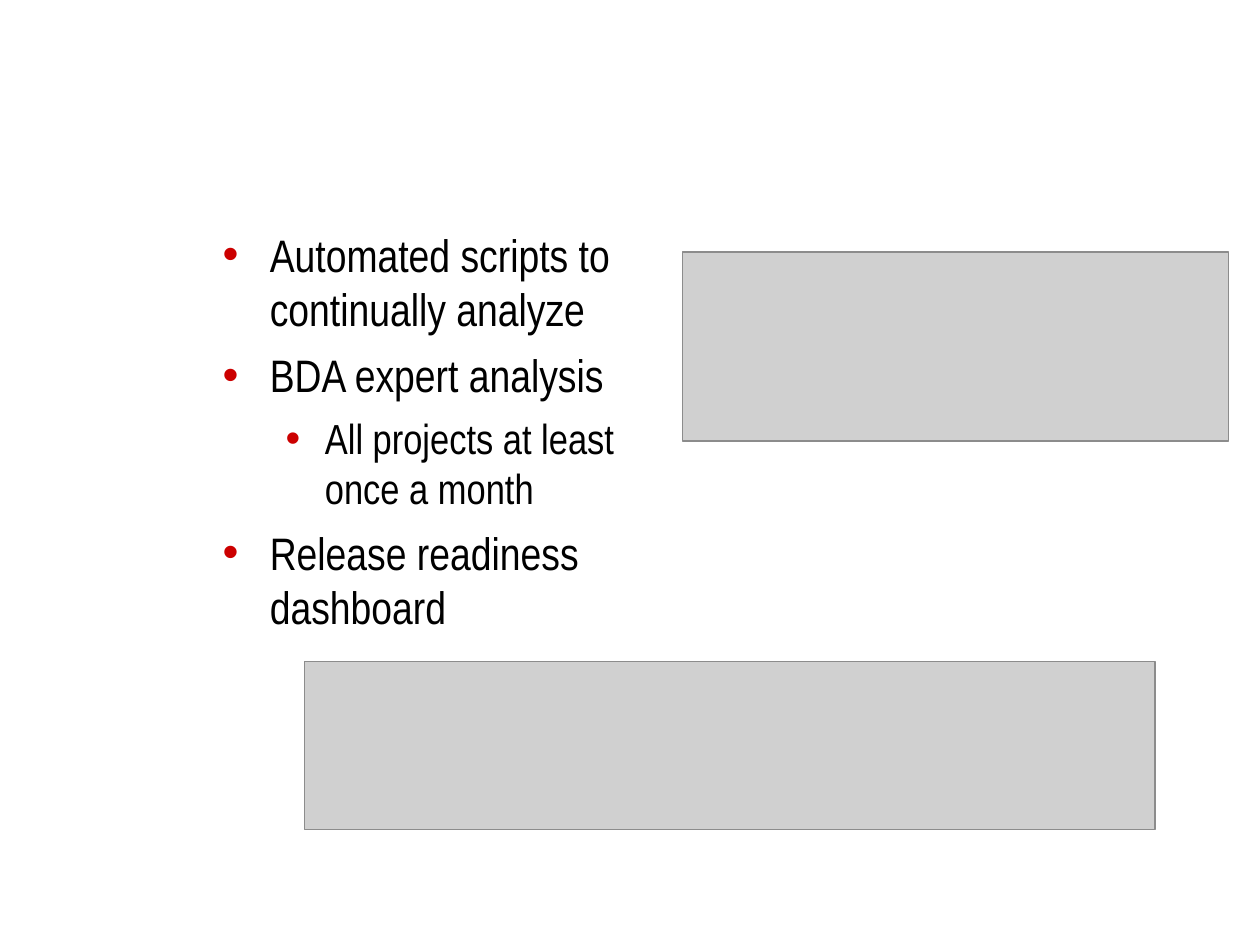
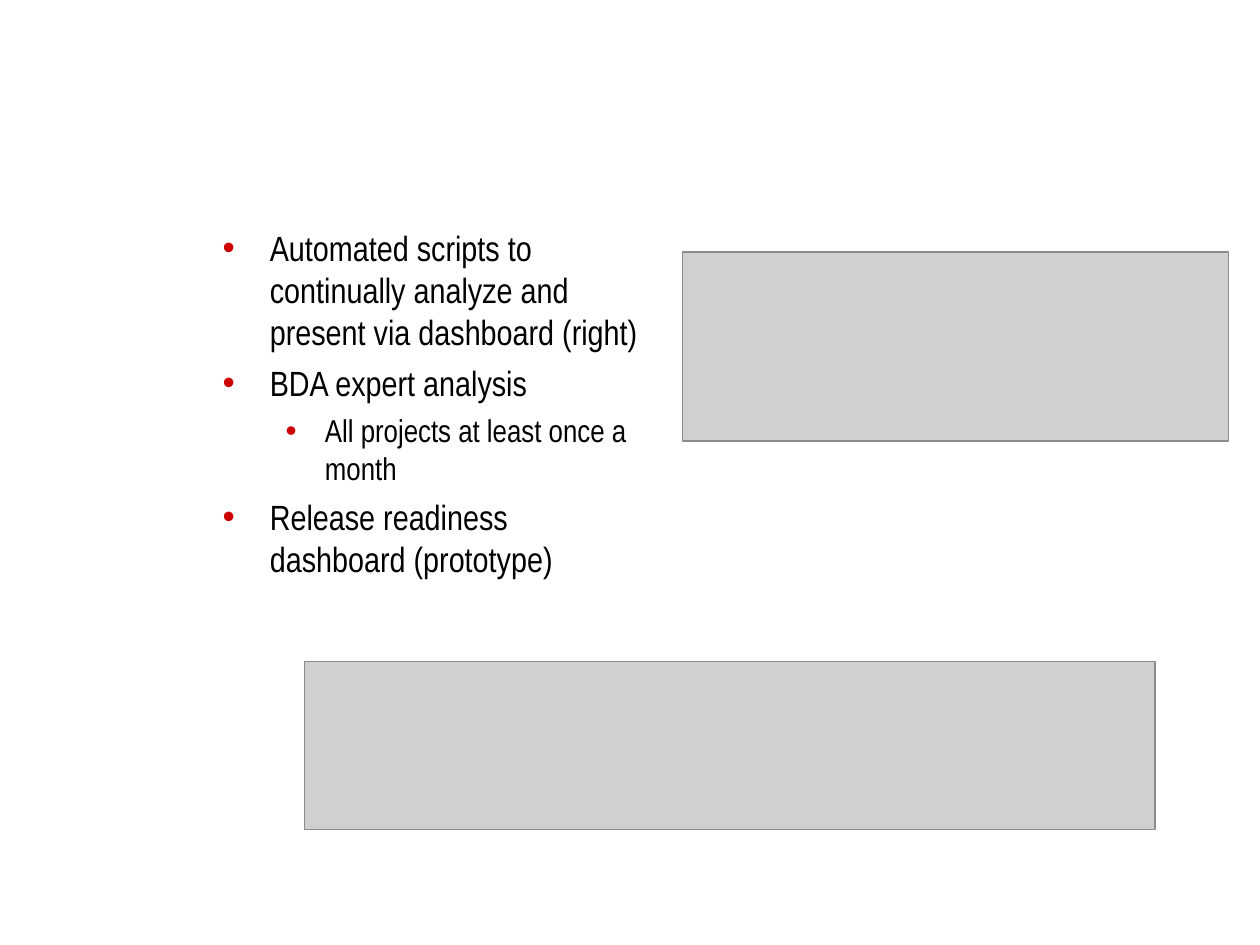
Before and after one commit to NCIP/automation, a slide deck: slide 9 of docs/roadmap/bda-roadmap.ppt. Drawn at 1260x945 pixels with LibreOffice and Linux fonts; fonts in the diff are those of the drawing; grey boxes stand for pictures; background and template pictures are left out. Boxes give left, top, right and bottom in pixels: in the first picture for what was removed or moved away, otherwise in the second. Text is boxed around its words. In the diff, an @@ line names an element or a change of style, - is before the commit and + after.

```diff
--- a/docs/roadmap/bda-roadmap.ppt
+++ b/docs/roadmap/bda-roadmap.ppt
@@ text at [270,235,637,353]: text changed; size 26 to 20 pt @@
-• Automated scripts to continually analyze
+• Automated scripts to continually analyze and present via dashboard (right)
@@ text at [270,370,626,481]: size 26 to 20 pt in "BDA expert analysis"; size 24 to 18 pt in "All projects at least once a month"; less space between paragraphs @@
@@ text at [270,504,553,580]: text changed; size 26 to 20 pt @@
-• Release readiness dashboard
+• Release readiness dashboard (prototype)
```
Also in this commit, not shown: 5 other slides changed, 2 other files.
